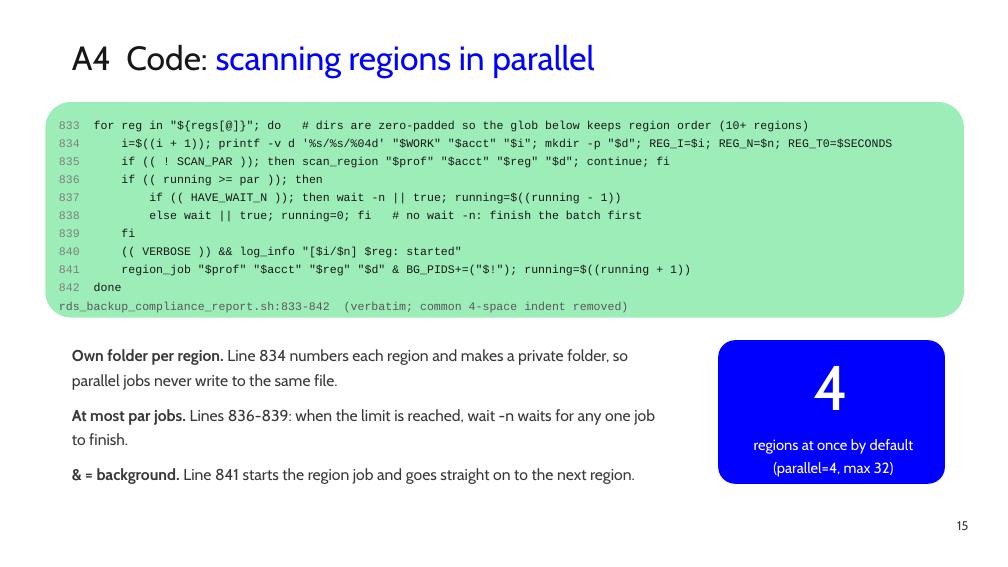
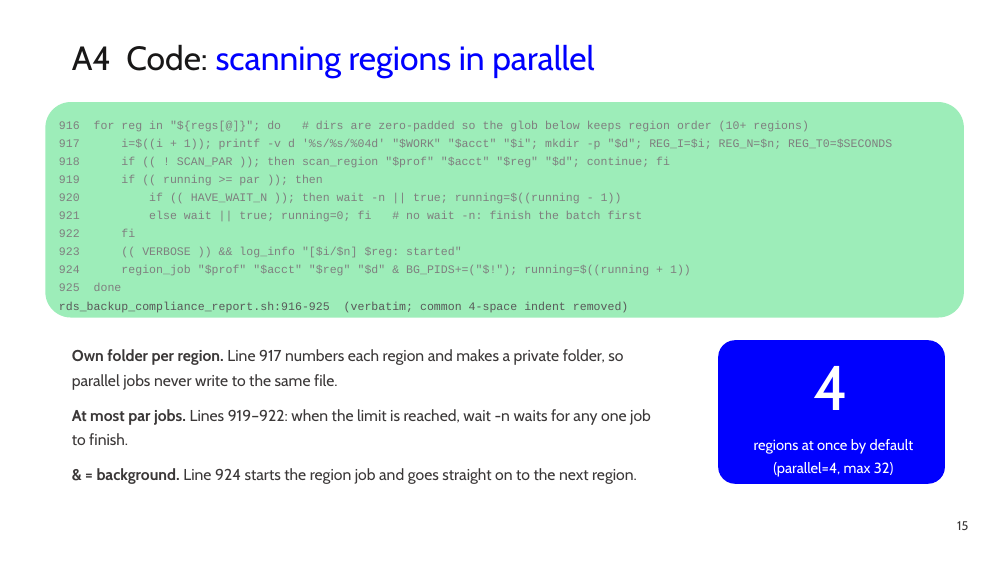
Before and after one commit to manideepgrandhi/rds-backup-compliance, a slide deck: slide 15 of docs/RDS_Backup_Compliance_Walkthrough.pptx. Drawn at 1008x567 pixels with LibreOffice and Linux fonts; fonts in the diff are those of the drawing. Boxes give left, top, right and bottom in pixels: in the first picture for what was removed or moved away, otherwise in the second. Text is boxed around its words. In the diff, an @@ line names an element or a change of style, - is before the commit and + after.

Commit message:
Walkthrough deck: refresh to v1.8.0
Update the 20-slide team deck: version 1.8.0, 44 settings, 814 checks,
alert_email.jq, check-mode and attach-* keys, and verbatim code citations
moved to the current line numbers (A4 916-925, A5 67-68 and 71-78, A6 358-364).

```diff
--- a/docs/RDS_Backup_Compliance_Walkthrough.pptx
+++ b/docs/RDS_Backup_Compliance_Walkthrough.pptx
@@ text at <box>59,120,892,291</box>: text changed; text colour #181717 to #7F7F7F @@
-833 for reg in "${regs[@]}"; do # dirs are zero-padded so the glob below keeps region order (10+ regions)
-834 i=$((i + 1)); printf -v d '%s/%s/%04d' "$WORK" "$acct" "$i"; mkdir -p "$d"; REG_I=$i; REG_N=$n; REG_T0=$SECONDS
-835 if (( ! SCAN_PAR )); then scan_region "$prof" "$acct" "$reg" "$d"; continue; fi
-836 if (( running >= par )); then
-837 if (( HAVE_WAIT_N )); then wait -n || true; running=$((running - 1))
-838 else wait || true; running=0; fi # no wait -n: finish the batch first
-839 fi
-840 (( VERBOSE )) && log_info "[$i/$n] $reg: started"
-841 region_job "$prof" "$acct" "$reg" "$d" & BG_PIDS+=("$!"); running=$((running + 1))
-842 done
+916 for reg in "${regs[@]}"; do # dirs are zero-padded so the glob below keeps region order (10+ regions)
+917 i=$((i + 1)); printf -v d '%s/%s/%04d' "$WORK" "$acct" "$i"; mkdir -p "$d"; REG_I=$i; REG_N=$n; REG_T0=$SECONDS
+918 if (( ! SCAN_PAR )); then scan_region "$prof" "$acct" "$reg" "$d"; continue; fi
+919 if (( running >= par )); then
+920 if (( HAVE_WAIT_N )); then wait -n || true; running=$((running - 1))
+921 else wait || true; running=0; fi # no wait -n: finish the batch first
+922 fi
+923 (( VERBOSE )) && log_info "[$i/$n] $reg: started"
+924 region_job "$prof" "$acct" "$reg" "$d" & BG_PIDS+=("$!"); running=$((running + 1))
+925 done
@@ text at <box>59,302,629,313</box>: text changed @@
-rds_backup_compliance_report.sh:833-842 (verbatim; common 4-space indent removed)
+rds_backup_compliance_report.sh:916-925 (verbatim; common 4-space indent removed)
@@ text at <box>72,349,651,484</box>: text changed @@
-Own folder per region. Line 834 numbers each region and makes a private folder, so parallel jobs never write to the same file.
-At most par jobs. Lines 836-839: when the limit is reached, wait -n waits for any one job to finish.
-& = background. Line 841 starts the region job and goes straight on to the next region.
+Own folder per region. Line 917 numbers each region and makes a private folder, so parallel jobs never write to the same file.
+At most par jobs. Lines 919–922: when the limit is reached, wait -n waits for any one job to finish.
+& = background. Line 924 starts the region job and goes straight on to the next region.
```
Also in this commit, not shown: 10 other slides changed.
